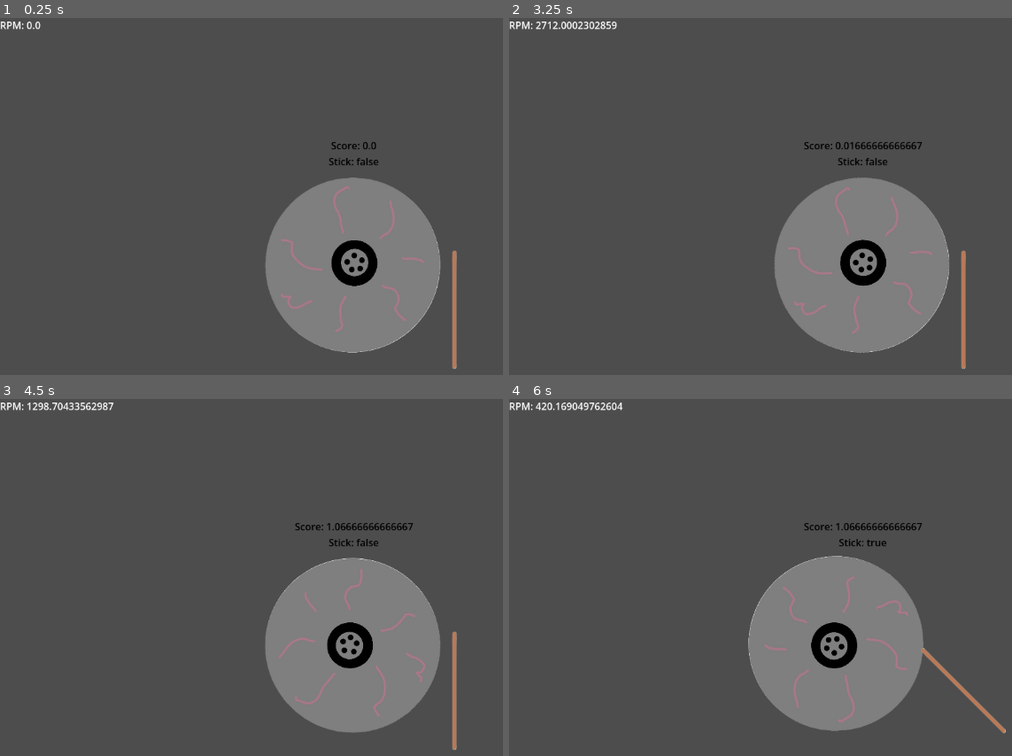
Above: before the commit, frames 1-4 (two rows, left to right).
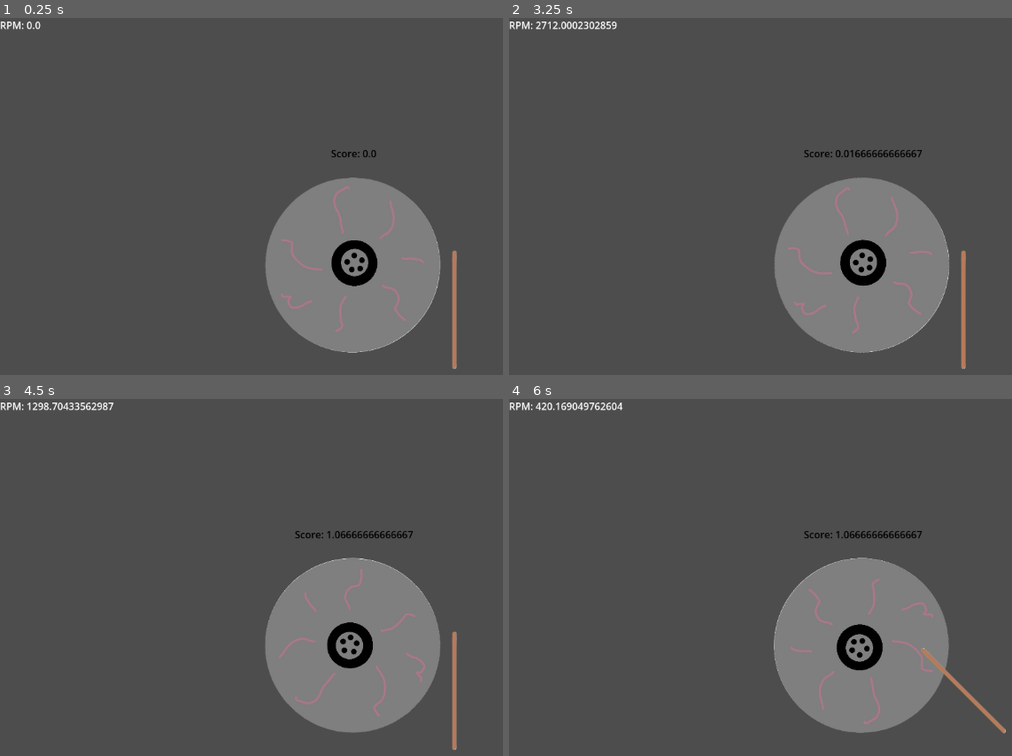
Above: after the commit, the same moments.

Repository: BionicMango/GodotGame1
Game: Godot game, scene res://scenes/Main.tscn
The game is run twice, just before and just after one commit, with the same random seed, the same clock (stepped at 60 frames per second) and the same inputs.
Inputs:
- Up to frame 1 (0.25 s): no input
- Up to frame 2 (3.25 s): tap Enter at 0.5 s; hold Right (ui_right) 0.53-1.28 s; hold Down (ui_down) 1.28-2.03 s; hold Right (ui_right) 2.03-2.78 s; hold Up (ui_up) from 2.78 s (still down)
- Up to frame 3 (4.5 s): release Up (ui_up) at 3.53 s; hold Left (ui_left) from 3.53 s (still down)
- Up to frame 4 (6 s): release Left (ui_left) at 5.03 s; hold Down (ui_down) 5.03-5.78 s; tap Space at 5.75 s; hold Right (ui_right) from 5.78 s (still down)

The runs differ from the first frame. In frame 1, 0.2% of the frame differs, in the area x 65-76%, y 34-42%; in frame 2, 0.5%; in frame 3, 0.5%; in frame 4, 7.1%, in the area x 47-88%, y 34-94%.

Commit message:
Updated puff

Diff:
--- a/game-1/scenes/Main.tscn
+++ b/game-1/scenes/Main.tscn
@@ -4,6 +4,7 @@
 [ext_resource type="Script" uid="uid://c5fs1xlfwl363" path="res://scripts/ScoreboardText.gd" id="2_rarhs"]
 [ext_resource type="PackedScene" uid="uid://dqrlvw8t6maf2" path="res://scenes/stick.tscn" id="2_vcsgt"]
 [ext_resource type="Script" uid="uid://c3clupapps0v7" path="res://scripts/tempo.gd" id="3_vcsgt"]
+[ext_resource type="PackedScene" uid="uid://cneec5ayy1et0" path="res://scenes/puff.tscn" id="5_vcsgt"]
 
 [node name="Node2D" type="Node2D" unique_id=1777764328]
 
@@ -14,6 +15,9 @@
 [node name="stick" parent="." unique_id=1704991311 instance=ExtResource("2_vcsgt")]
 position = Vector2(740, 475)
 scale = Vector2(0.3, 0.3)
+
+[node name="Puff" parent="." unique_id=139482921 instance=ExtResource("5_vcsgt")]
+scale = Vector2(0.4, 0.4)
 
 [node name="Scoreboard" type="Label" parent="." unique_id=1124345525]
 z_index = 1
--- a/game-1/scenes/machine.tscn
+++ b/game-1/scenes/machine.tscn
@@ -4,6 +4,7 @@
 [ext_resource type="Texture2D" uid="uid://b6fk4u4rdonfs" path="res://assets/CandyFlossMachineNoBG.png" id="2_oq04d"]
 
 [sub_resource type="CircleShape2D" id="CircleShape2D_xedat"]
+radius = 4.291068
 
 [node name="cotton_candy_machine" type="RigidBody2D" unique_id=584695376]
 gravity_scale = 0.0
--- /dev/null
+++ b/game-1/scenes/puff.gd
@@ -0,0 +1,53 @@
+extends StaticBody2D
+@onready var Stick = $"../stick";
+@onready var Machine = $"../RecordPlayer";
+@onready var PuffSprite = $Sprite2D;
+
+var good: float = 0; # how much time at the 'correct' machine speed
+var bad: float = 0; # how much time at the 'wrong' machine speed
+
+func check_rpm(delta: float) -> void:
+	'''Updates 'good' and 'bad' scores when RPM is within threshold.
+	Only run when cotton candy stick is 'on'.'''
+	if abs(Machine.desired_rpm - Machine.rpm) <= 150: # GOOD
+		good += delta;
+		bad -= delta;
+	else: # BAD
+		bad += delta;
+		good -= delta;
+
+func cotton_candy_frame():
+	'''Switches frames based on how closed to finished the cotton candy is.
+	If too fast, then it becomes sharp and brittle.
+	If too slow, then it becomes dense and clumped.
+	When maintained at a good speed, the'fluff' will start to develop.'''
+	PuffSprite.show();
+	if bad >= 3:
+		if Machine.rpm > Machine.desired_rpm: # too fast! sharp & brittle
+			PuffSprite.frame = 5;
+		else: # too slow! dense and clumped
+			PuffSprite.frame = 4;
+	elif good < 3:
+		PuffSprite.hide()
+	elif good < 7:
+		PuffSprite.frame = 0;
+	elif good < 11:
+		PuffSprite.frame = 2;
+	elif good < 15:
+		PuffSprite.frame = 3;
+	else:
+		PuffSprite.frame = 1;
+
+func _ready() -> void:
+	PuffSprite.show();
+
+func _process(delta: float) -> void:
+	# syncing rotation & position with the stick
+	rotation = Stick.rotation;
+	position = Stick.position + Vector2(100 * sin(rotation), -100 * cos(rotation));
+	# Update good & bad times IF ACTIVATED
+	if Stick.stickOn:
+		check_rpm(delta);
+	# Update frames
+	cotton_candy_frame();
+	pass;
--- /dev/null
+++ b/game-1/scenes/puff.tscn
@@ -0,0 +1,18 @@
+[gd_scene format=3 uid="uid://cneec5ayy1et0"]
+
+[ext_resource type="Texture2D" uid="uid://cuofd0grimnrf" path="res://assets/CottonCandyPuffNoBG.png" id="1_1s6cm"]
+[ext_resource type="Script" uid="uid://dlqohhh2t7tuq" path="res://scenes/puff.gd" id="1_l8u2j"]
+
+[sub_resource type="CircleShape2D" id="CircleShape2D_2y6i1"]
+radius = 15.132746
+
+[node name="Puff" type="StaticBody2D" unique_id=139482921]
+script = ExtResource("1_l8u2j")
+
+[node name="Sprite2D" type="Sprite2D" parent="." unique_id=1480587882]
+texture = ExtResource("1_1s6cm")
+hframes = 2
+vframes = 3
+
+[node name="CollisionShape2D" type="CollisionShape2D" parent="." unique_id=550055199]
+shape = SubResource("CircleShape2D_2y6i1")
--- a/game-1/scenes/stick.gd
+++ b/game-1/scenes/stick.gd
@@ -1,9 +1,8 @@
 extends StaticBody2D
-@onready var record_player = $"../RecordPlayer";
 
 var stickOn: bool = false;
 
-func stick_input(delta: float) -> void:
+func stick_input() -> void:
 	'''If the stick is 'on', i.e. collecting cotton candy, then toggle'''
 	if Input.is_action_just_pressed('ui_space'):
 		stickOn = !stickOn;
@@ -14,4 +13,4 @@
 				rotation = -PI/4;
 
 func _process(delta: float) -> void:
-	stick_input(delta);
+	stick_input();
--- a/game-1/scenes/stick.tscn
+++ b/game-1/scenes/stick.tscn
@@ -7,6 +7,7 @@
 height = 634.0
 
 [node name="stick" type="StaticBody2D" unique_id=1704991311]
+position = Vector2(0, -322)
 script = ExtResource("1_ld7er")
 
 [node name="Sprite2D" type="Sprite2D" parent="." unique_id=1438922173]
--- a/game-1/scripts/ScoreboardText.gd
+++ b/game-1/scripts/ScoreboardText.gd
@@ -1,6 +1,5 @@
 extends Label
-@onready var machine = $"../RecordPlayer";
-@onready var stick = $"../stick";
+@onready var Machine = $"../RecordPlayer";
 
 func _process(_delta: float) -> void:
-	text = 'Score: ' + str(machine.score) + '\nStick: ' + str(stick.stickOn);
+	text = 'Score: ' + str(Machine.score);
Binary file changed: game-1/assets/CottonCandyPuffNoBG.png
Not shown, added: game-1/scenes/puff.gd.uid
